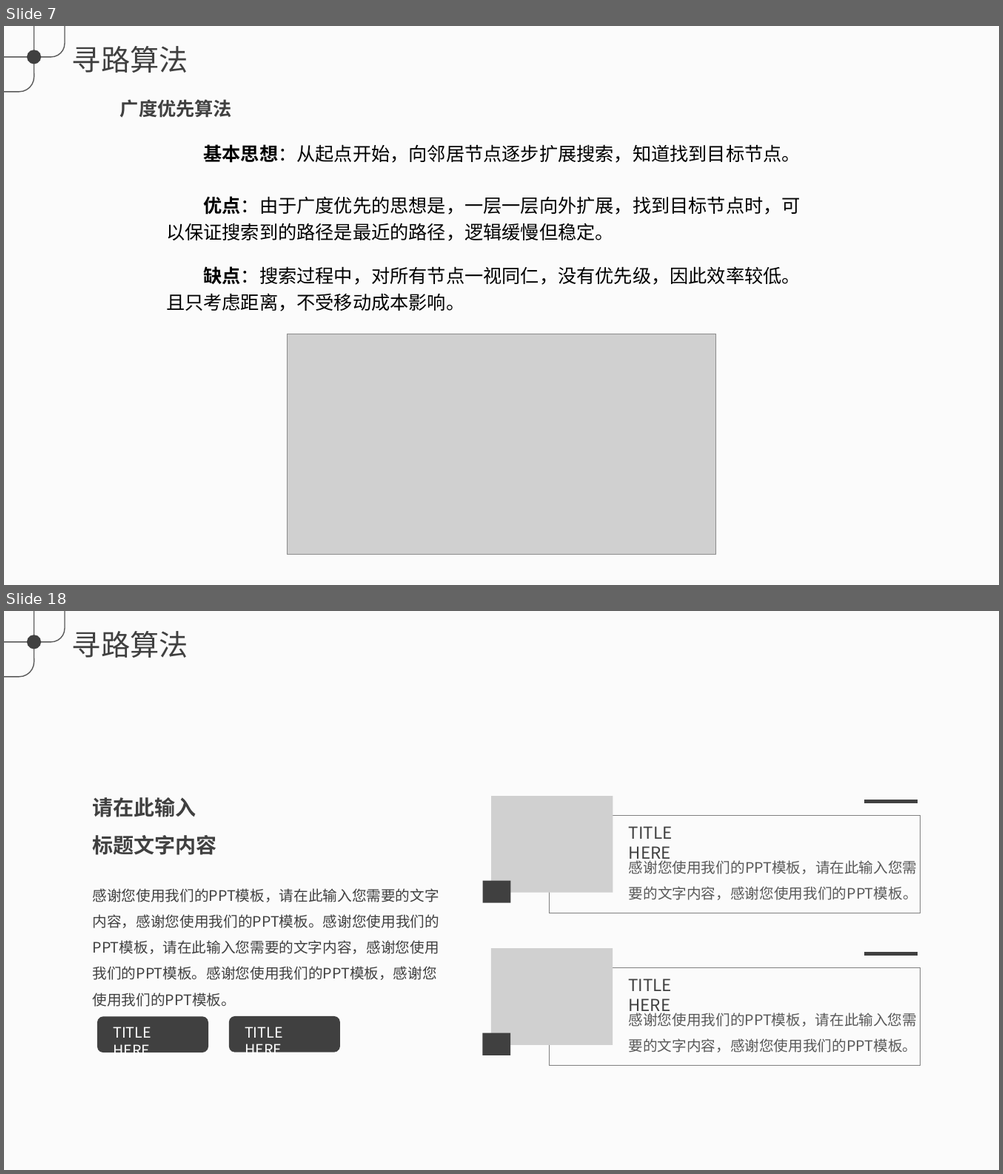
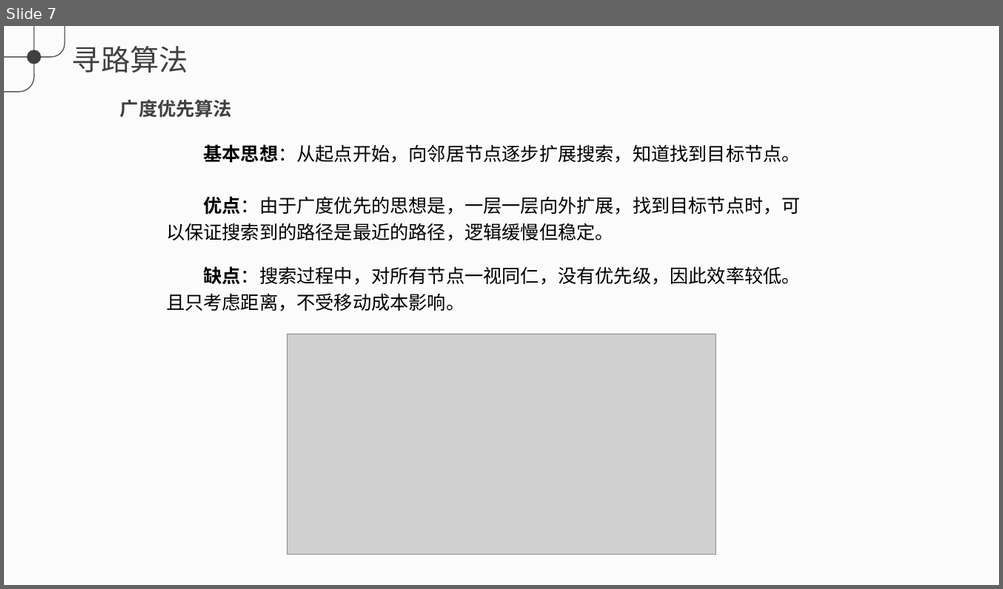
Before and after one commit to Galahad-Zero/PathFinding, a slide deck: doc/寻路算法.pptx. Shown one above the other, each under a label of ours: slides 7 and 18 before the commit, slide 7 after it; the slides between them are not shown. The pictures are 1003x1174 and 1003x589 pixels, drawn with LibreOffice and Linux fonts; fonts in the diff are those of the drawing; grey boxes stand for pictures. Boxes give left, top, right and bottom in pixels: in the first picture for what was removed or moved away, otherwise in the second. Text is boxed around its words. In the diff, an @@ line names an element or a change of style, - is before the commit and + after.

```diff
--- a/doc/寻路算法.pptx
+++ b/doc/寻路算法.pptx
@@ slide 18 removed at (x1=4, y1=611, x2=999, y2=1170), background #F2F2F2 at 30% opacity; not listed: 4 template elements that a slide beside it also shows @@
@@ text removed at (x1=93, y1=797, x2=217, y2=855) @@
-请在此输入
-标题文字内容
@@ picture removed at (x1=491, y1=796, x2=613, y2=893) @@
@@ line removed from (865, 801) to (917, 801) @@
@@ rectangle removed at (x1=549, y1=815, x2=920, y2=913) @@
@@ text removed at (x1=629, y1=826, x2=672, y2=863) @@
-TITLE HERE
@@ text removed at (x1=629, y1=858, x2=917, y2=874) @@
-感谢您使用我们的PPT模板，请在此输入您需要的文字内容，感谢您使用我们的PPT模板。
@@ text removed at (x1=93, y1=889, x2=439, y2=1007) @@
-感谢您使用我们的PPT模板，请在此输入您需要的文字内容，感谢您使用我们的PPT模板。感谢您使用我们的PPT模板，请在此输入您需要的文字内容，感谢您使用我们的PPT模板。感谢您使用我们的PPT模板，感谢您使用我们的PPT模板。
@@ rectangle removed at (x1=482, y1=881, x2=511, y2=903) @@
@@ picture removed at (x1=491, y1=949, x2=613, y2=1046) @@
@@ line removed from (865, 954) to (917, 954) @@
@@ rectangle removed at (x1=549, y1=968, x2=920, y2=1066) @@
@@ text removed at (x1=629, y1=979, x2=672, y2=1015) @@
-TITLE HERE
@@ rounded rectangle removed at (x1=97, y1=1017, x2=208, y2=1053) @@
@@ text removed at (x1=113, y1=1027, x2=151, y2=1060) @@
-TITLE HERE
@@ rounded rectangle removed at (x1=228, y1=1017, x2=340, y2=1053) @@
@@ text removed at (x1=244, y1=1027, x2=282, y2=1059) @@
-TITLE HERE
@@ text removed at (x1=629, y1=1011, x2=917, y2=1053) @@
-感谢您使用我们的PPT模板，请在此输入您需要的文字内容，感谢您使用我们的PPT模板。
@@ rectangle removed at (x1=482, y1=1034, x2=511, y2=1056) @@
```
Also in this commit, not shown: 1 slide changed, 12 slides added, 12 other slides removed, 1 other file.
